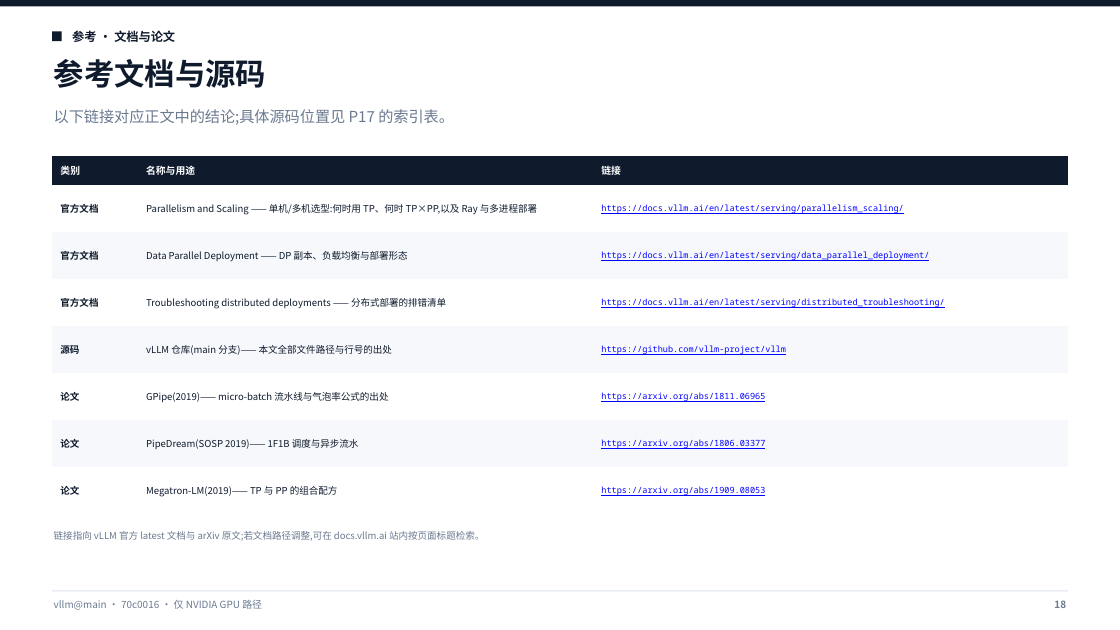
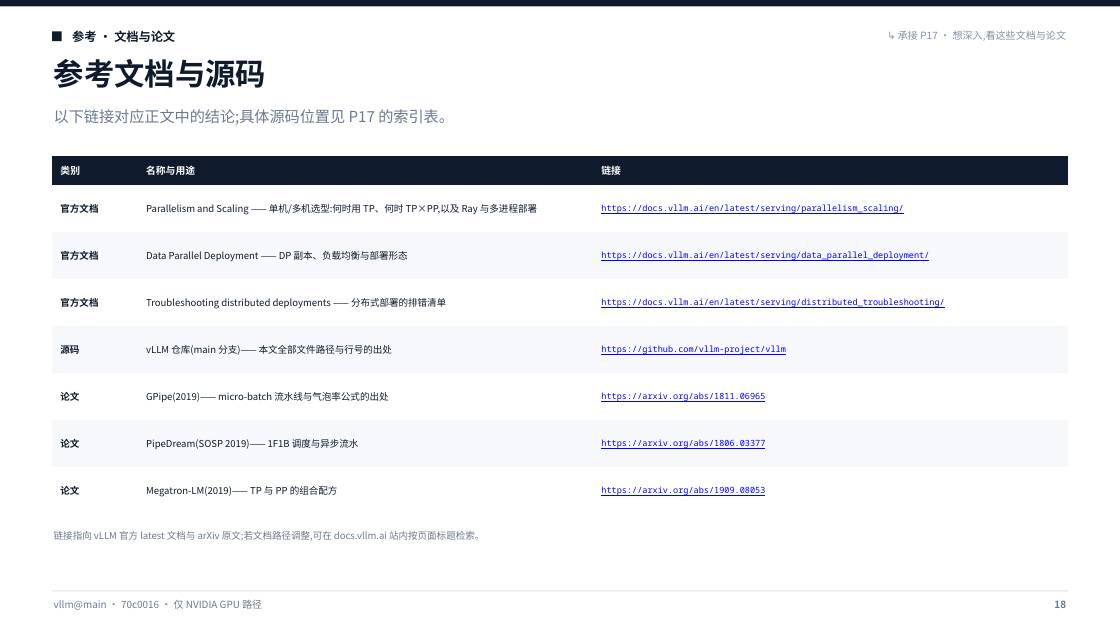
Before and after one commit to fei-cn-xie/assets, a slide deck: slide 18 of vllm-novidia/vllm-PP流水线并行-原理与部署.pptx. Drawn at 1120x630 pixels with LibreOffice and Linux fonts; fonts in the diff are those of the drawing. Boxes give left, top, right and bottom in pixels: in the first picture for what was removed or moved away, otherwise in the second. Text is boxed around its words. In the diff, an @@ line names an element or a change of style, - is before the commit and + after.

```diff
--- a/vllm-novidia/vllm-PP流水线并行-原理与部署.pptx
+++ b/vllm-novidia/vllm-PP流水线并行-原理与部署.pptx
@@ text added at <box>898,30,1067,41</box>, 8.6 pt, text #8290A4 @@
+↳ 承接 P17 · 想深入,看这些文档与论文
```
Also in this commit, not shown: 16 other slides changed, 2 other files.
